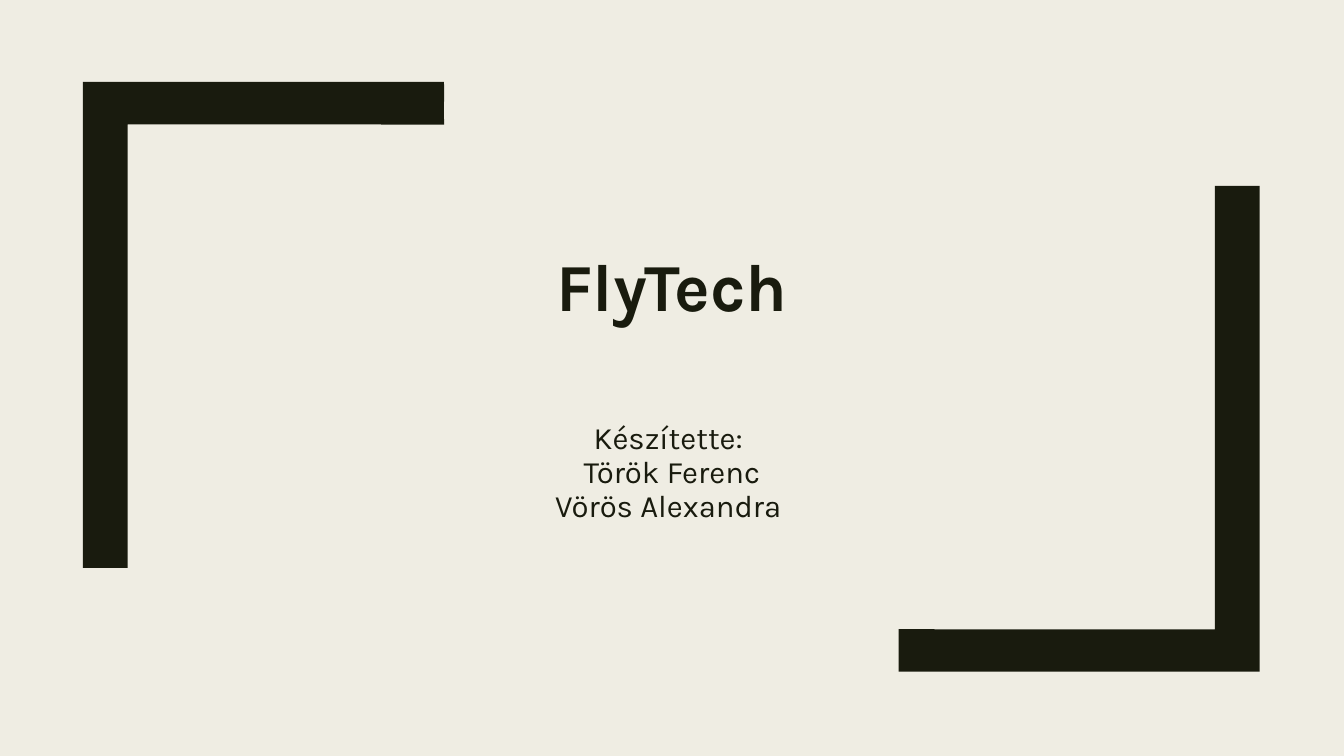
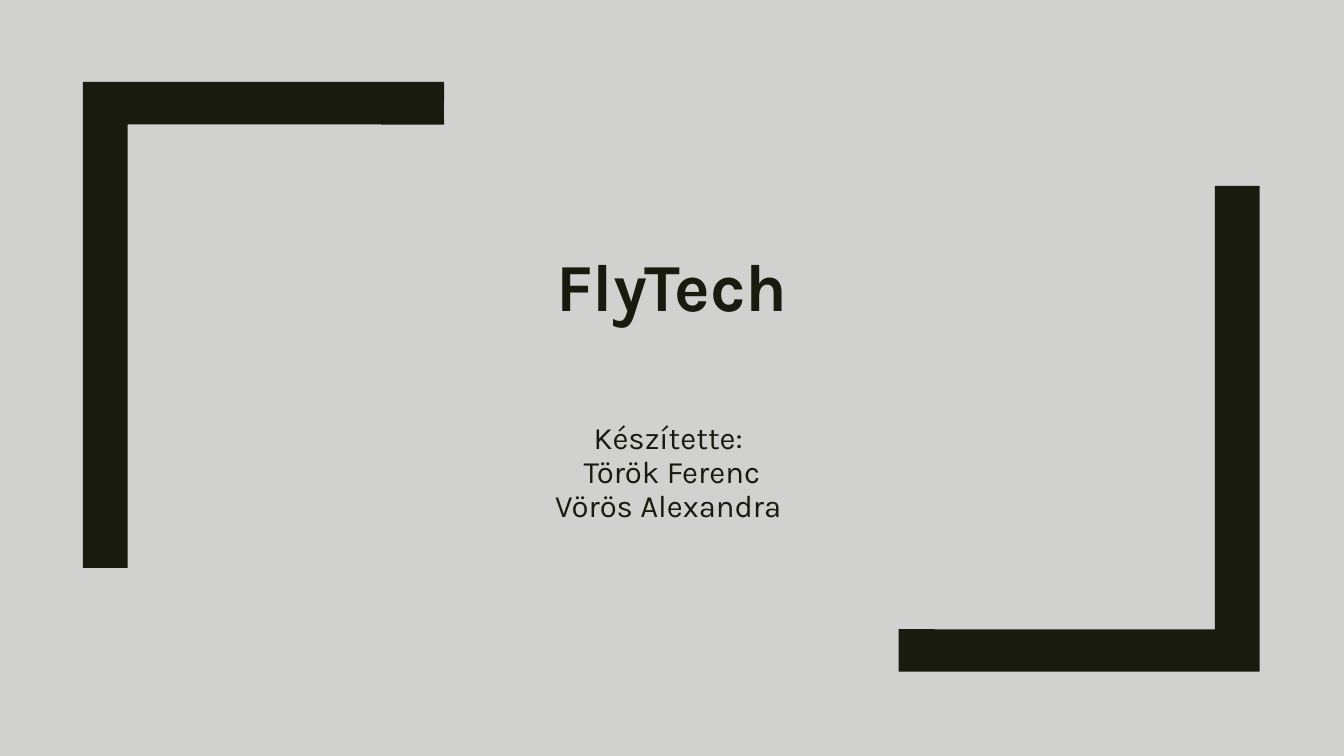
Before and after one commit to trkferi/FlyTech, a slide deck: slide 1 of docs/FlyTech bemutató.pptx. Drawn at 1344x756 pixels with LibreOffice and Linux fonts; fonts in the diff are those of the drawing. Boxes give left, top, right and bottom in pixels: in the first picture for what was removed or moved away, otherwise in the second. Text is boxed around its words. In the diff, an @@ line names an element or a change of style, - is before the commit and + after.

```diff
--- a/docs/FlyTech bemutató.pptx
+++ b/docs/FlyTech bemutató.pptx
@@ background #EFEDE3 to #D1D1CF @@
```
Also in this commit, not shown: 2 other slides changed, 17 slides added, 27 other files.
